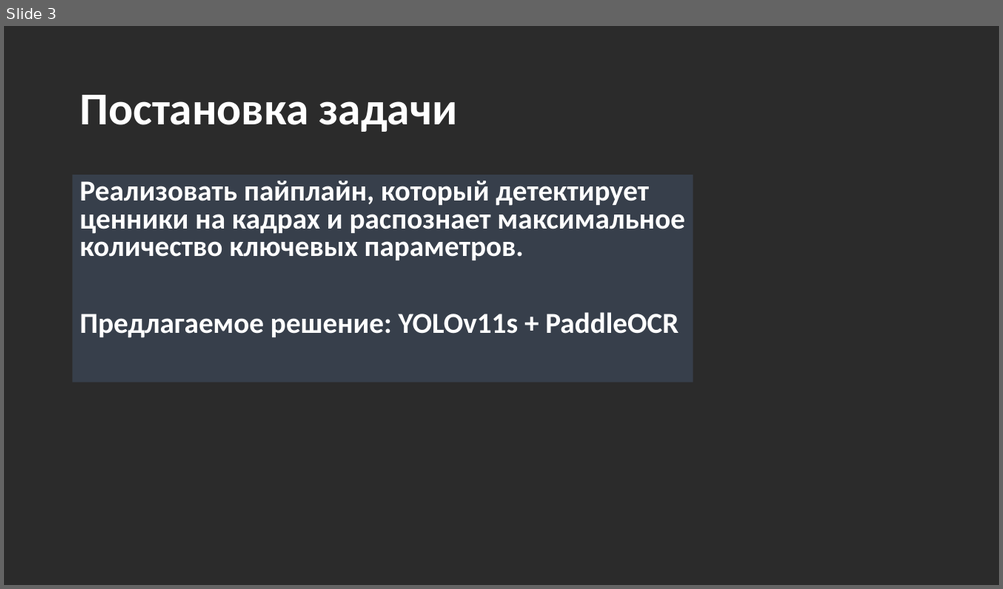
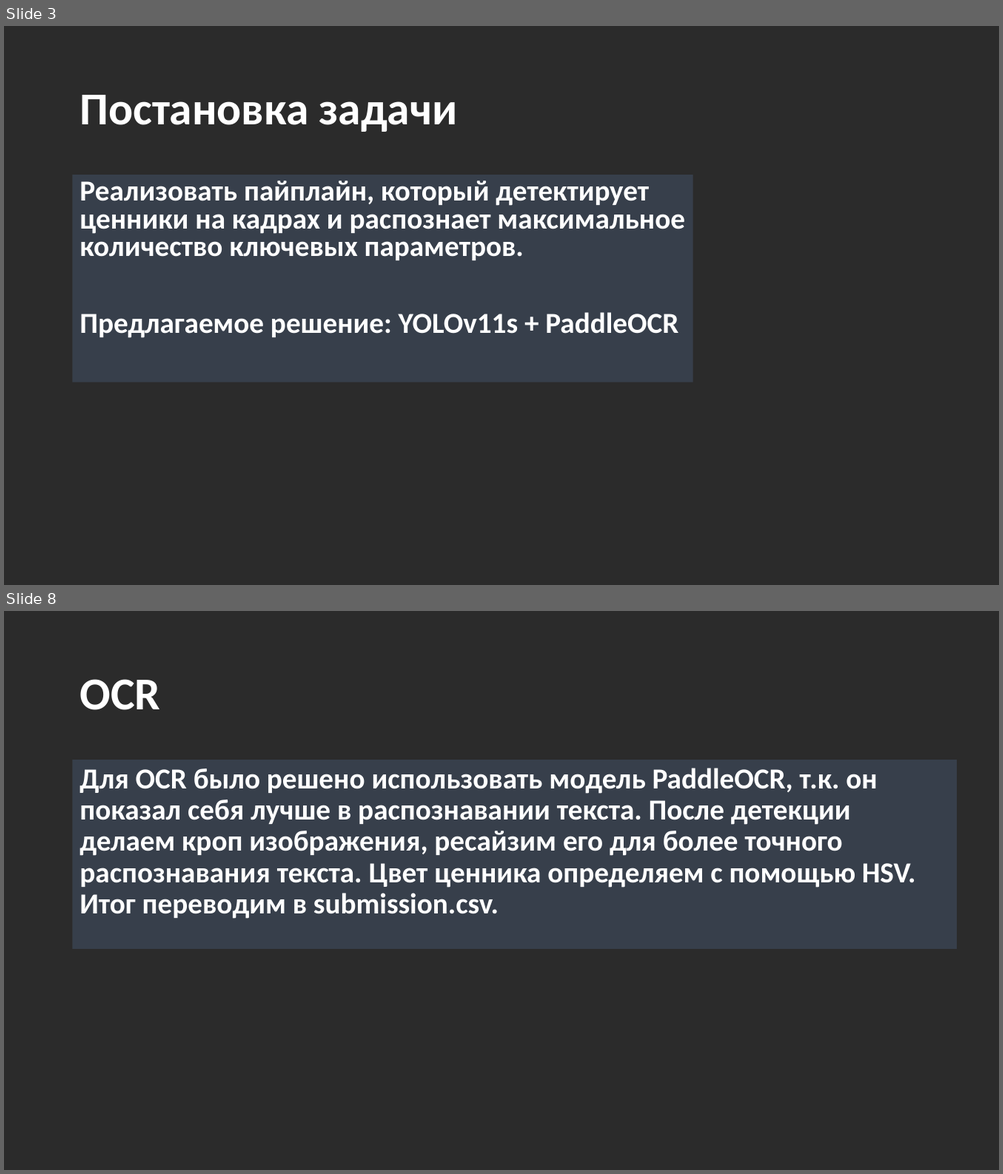
Before and after one commit to VladisRave/Lent_Frankenstein, a slide deck: Lent_Frankenstein.pptx. Shown one above the other, each under a label of ours: slide 3 before the commit, slides 3 and 8 after it; the slides between them are not shown. The pictures are 1003x589 and 1003x1174 pixels, drawn with LibreOffice and Linux fonts; fonts in the diff are those of the drawing; background and template pictures are left out; a plain dark background stands for a picture behind light text. Boxes give left, top, right and bottom in pixels: in the first picture for what was removed or moved away, otherwise in the second. Text is boxed around its words. In the diff, an @@ line names an element or a change of style, - is before the commit and + after.

```diff
--- a/Lent_Frankenstein.pptx
+++ b/Lent_Frankenstein.pptx
@@ slide 8 added at [4, 611, 999, 1170], background picture (left out) @@
@@ title added at [79, 679, 160, 710], 44 pt, text #FFFFFF, bold @@
+OCR
@@ text added at [73, 760, 957, 950], fill #44546A at 51% opacity, 28 pt, text #FFFFFF, bold @@
+Для OCR было решено использовать модель PaddleOCR, т.к. он показал себя лучше в распознавании текста. После детекции делаем кроп изображения, ресайзим его для более точного распознавания текста. Цвет ценника определяем с помощью HSV. Итог переводим в submission.csv.
```
Also in this commit, not shown: 2 slides changed, 4 other slides added, 1 slide removed, 2 other files.
